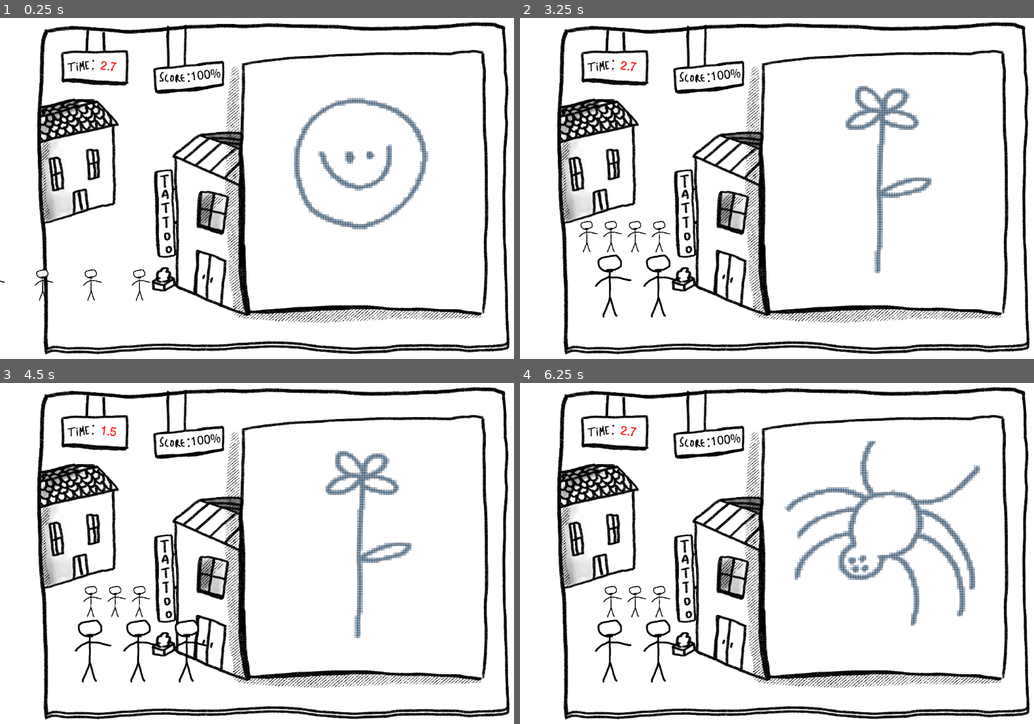
Above: before the commit, frames 1-4 (two rows, left to right).
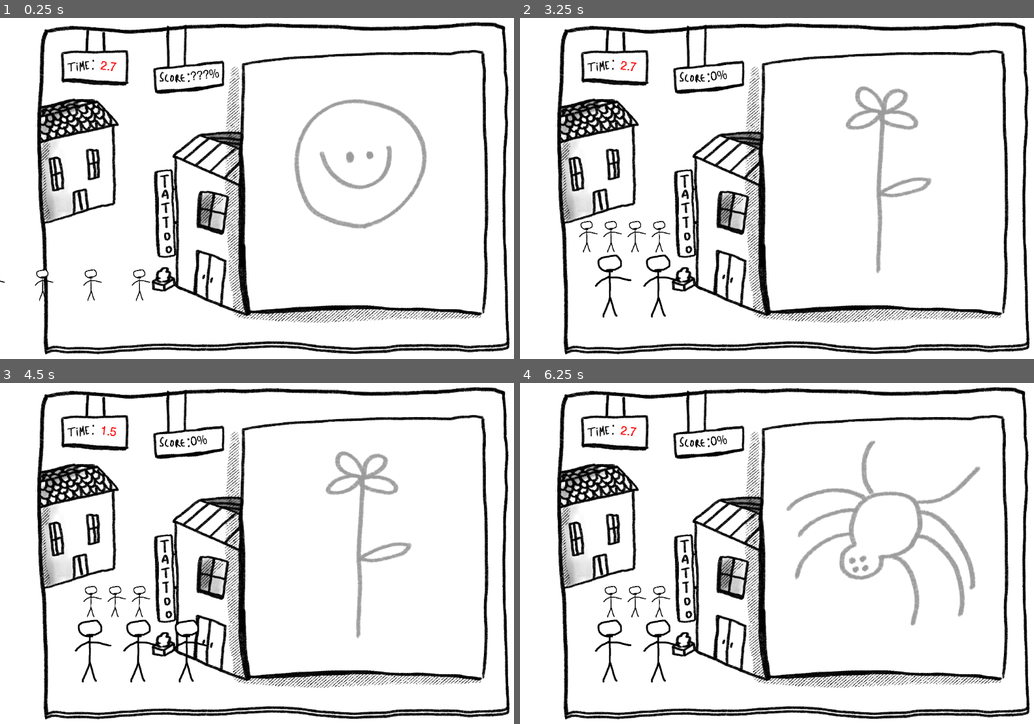
Above: after the commit, the same moments.

Repository: LeResteDuMonde/LudumDare51
Game: Godot game, scene res://Scenes/MainScene.tscn
The game is run twice, just before and just after one commit, with the same random seed, the same clock (stepped at 60 frames per second) and the same inputs. The engine's default icon, where the game draws it, is replaced by a stand-in: a white triangle on a blue panel in a dark square. Sound files missing from this copy of the repository are replaced by a short silence.
Inputs (mouse positions are in pixels of both pictures, inside the frame that each line leads up to):
- Up to frame 1 (0.25 s): no input
- Up to frame 2 (3.25 s): move the mouse to (884, 178) at 0.52 s; click (884, 178) at 0.67 s; move the mouse to (679, 205) at 1.27 s; click (679, 205) at 1.42 s; tap Enter at 2 s; move the mouse to (833, 110) at 2.02 s; click (833, 110) at 2.17 s; tap Space at 2.75 s; move the mouse to (756, 256) at 2.77 s; click (756, 256) at 2.92 s
- Up to frame 3 (4.5 s): move the mouse to (416, 604) at 3.52 s; click (416, 604) at 3.67 s; move the mouse to (102, 498) at 4.27 s; click (102, 498) at 4.42 s
- Up to frame 4 (6.25 s): tap Enter at 5 s; move the mouse to (807, 553) at 5.02 s; click (807, 553) at 5.17 s; tap Space at 5.75 s; move the mouse to (705, 464) at 5.77 s; click (705, 464) at 5.92 s

The runs differ from the first frame. In frame 1, 1.8% of the frame differs, in the area x 37-84%, y 14-62%; in frame 2, 1.7%; in frame 3, 1.7%; in frame 4, 3.1%, in the area x 37-90%, y 14-72%.

Commit message:
First version of scoring

Diff:
--- a/Scenes/Canva.tscn
+++ b/Scenes/Canva.tscn
@@ -10,7 +10,6 @@
 extents = Vector2( 540, 540 )
 
 [node name="Canva" type="Node2D"]
-position = Vector2( 424, 0 )
 script = ExtResource( 4 )
 
 [node name="Lines" type="Node2D" parent="."]
--- a/Scenes/MainScene.tscn
+++ b/Scenes/MainScene.tscn
@@ -77,7 +77,7 @@
 rect_rotation = -6.6
 custom_colors/font_color = Color( 0, 0, 0, 1 )
 custom_fonts/font = SubResource( 1 )
-text = "100%"
+text = "???%"
 
 [connection signal="end_tween" from="Customers" to="Customers" method="_on_Customers_end_tween"]
 [connection signal="new_customer" from="CanvasLayer/Timer" to="Canva" method="_on_Timer_new_customer"]
--- a/Scripts/DrawLines.gd
+++ b/Scripts/DrawLines.gd
@@ -24,7 +24,7 @@
 			_current_line.end_cap_mode = 2
 			_current_line.set_light_mask(1)
 			_lines.add_child(_current_line)
-			_current_line.set_global_position(Vector2.ZERO)
+			_current_line.set_global_position($Lines.position)
 
 			# Save it
 			user_drawings[user_drawings.size()-1] += [_current_line]
@@ -52,6 +52,6 @@
 	_inCanva = true
 
 func _on_Timer_new_customer():
+	var score = $Model.score(user_drawings[user_drawings.size()-1])
+	get_tree().get_root().get_node("MainScene/CanvasLayer/Score/Label").text = str(score) + "%"
 	clear_lines()
-	#print("new Customer")
-	$Model._on_Timer_new_customer()
--- a/Scripts/Model.gd
+++ b/Scripts/Model.gd
@@ -1,29 +1,37 @@
 extends Sprite
 
-var points = []
-const RANGE_ENUMERATOR = 10
-
-# func _ready():
-# 	analyse_model()
+const RANGE_ENUMERATOR = 30
 
 var texture_size = get_texture().get_width()
+var model_size = texture_size / RANGE_ENUMERATOR
 
-func analyse_model():
-	# Reset the points
-	for p in points:
-		remove_child(p)
-	points = []
+func init_model(n):
+	var pixels = []
+	pixels.resize(n)
+	for i in range(0,n-1):
+		pixels[i] = []
+		pixels[i].resize(n)
+	return pixels
 
-	#var pixel_count = 0
-	#var opaque_pixel_count = 0
-	for i in range(texture_size):
-		for j in range(texture_size):
-			if(i%RANGE_ENUMERATOR == 0 && j % RANGE_ENUMERATOR == 0):
-				if(is_pixel_opaque(Vector2(i,j) - Vector2(texture_size,texture_size)/2)):
-					add_point(i,j)
-					#opaque_pixel_count += 1
-				#pixel_count+=1
-	#print("opaque pixel in " + str(pixel_count) + " pixels : " + str(opaque_pixel_count))
+func reset_model(model):
+	for x in range(0,model_size-1):
+		for y in range(0,model_size-1):
+			model[x][y] = 0
+
+var opaque_pixel_count
+var model = init_model(model_size)
+
+func build_model():
+	reset_model(model)
+	opaque_pixel_count = 0
+	for x in range(texture_size):
+		for y in range(texture_size):
+			if(is_pixel_opaque(Vector2(x, y) - Vector2(texture_size/2,texture_size/2))):
+				if (model[x/RANGE_ENUMERATOR][y/RANGE_ENUMERATOR] == 0):
+					opaque_pixel_count += 1
+					model[x/RANGE_ENUMERATOR][y/RANGE_ENUMERATOR] = 1
+				# pixel_count+=1
+	print("opaque pixel " + str(opaque_pixel_count))
 
 var point_scene = load("res://Scenes/ModelPoint.tscn")
 
@@ -31,25 +39,46 @@
 	var point = point_scene.instance()
 
 	add_child(point)
-	points += [point]
+	# points += [point]
 
 	var pixel_position = Vector2(i,j) - Vector2(texture_size,texture_size)/2 #* get_texture().get_width()
 	#print(pixel_position)
 	point.position = pixel_position
 
-func _on_Timer_new_customer():
-	#print("calculate_accuracy")
-	calculate_accuracy()
+onready var canvas_pos = get_tree().get_root().get_node("MainScene/Canva").position
 
-func calculate_accuracy():
-	var points_filled = 0
-	for point in self.get_children():
-		if point.is_filled():
-			points_filled += 1
-	print("points filled :" + str(points_filled))
+func score(lines):
+	# Compute drawing matrix
+	var drawing = init_model(model_size)
+	reset_model(drawing)
+	for line in lines:
+		var pc = line.get_point_count()
+		for point in line.points:
+			var pos = point - canvas_pos + Vector2(texture_size/2,texture_size/2)
+			var x = min(max(pos.x/RANGE_ENUMERATOR, 0), model_size-1)
+			var y = min(max(pos.y/RANGE_ENUMERATOR, 0), model_size-1)
+			# print(Vector2(x,y))
+			drawing[x][y] = 1
 
-	#TODO calculate accuracy with a formula combining points filled and points in drawn line
+	var good_painted = 0
+	var bad_painted = 0
+	for x in range(0,model_size-1):
+		for y in range(0,model_size-1):
+			if model[x][y]:
+				if drawing[x][y]:
+					# add_point(x*RANGE_ENUMERATOR,y*RANGE_ENUMERATOR)
+					good_painted+=1
+			elif drawing[x][y]:
+				bad_painted+=1
+				pass
+
+	var score = good_painted*100/opaque_pixel_count
+	score -=bad_painted/10
+	score = max(score,0)
+	print(score)
+
+	return score
 
 func set_model(model):
 	set_texture(model)
-	analyse_model()
+	build_model()
